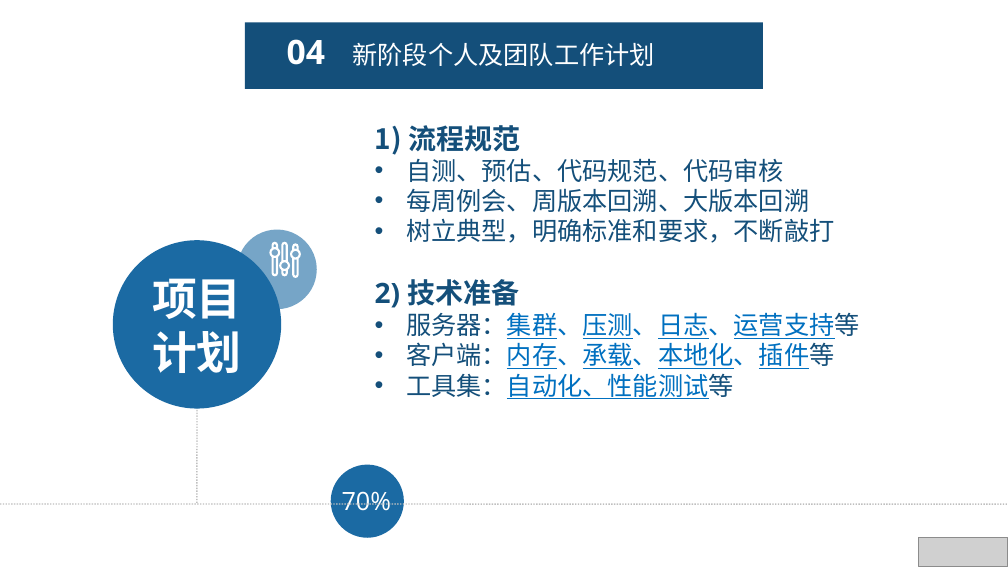
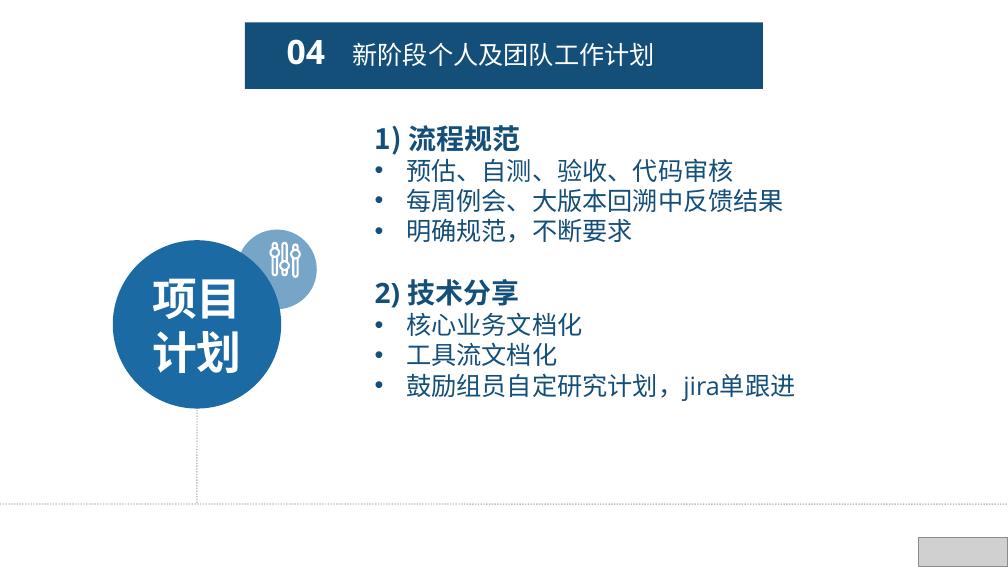
Before and after one commit to fengyuyu/world_rpg, a slide deck: slide 14 of 陈国锋-述职报告 .pptx. Drawn at 1008x567 pixels with LibreOffice and Linux fonts; fonts in the diff are those of the drawing; grey boxes stand for pictures. Boxes give left, top, right and bottom in pixels: in the first picture for what was removed or moved away, otherwise in the second. Text is boxed around its words. In the diff, an @@ line names an element or a change of style, - is before the commit and + after.

```diff
--- a/陈国锋-述职报告 .pptx
+++ b/陈国锋-述职报告 .pptx
@@ text at [375, 158, 795, 401]: text changed @@
-• 自测、预估、代码规范、代码审核
-• 每周例会、周版本回溯、大版本回溯
-• 树立典型，明确标准和要求，不断敲打
-2) 技术准备
-• 服务器：集群、压测、日志、运营支持等
-• 客户端：内存、承载、本地化、插件等
-• 工具集：自动化、性能测试等
+• 预估、自测、验收、代码审核
+• 每周例会、大版本回溯中反馈结果
+• 明确规范，不断要求
+2) 技术分享
+• 核心业务文档化
+• 工具流文档化
+• 鼓励组员自定研究计划，jira单跟进
@@ ellipse removed at [331, 465, 404, 538] @@
```
Also in this commit, not shown: 3 other slides changed, 2 slides removed.
